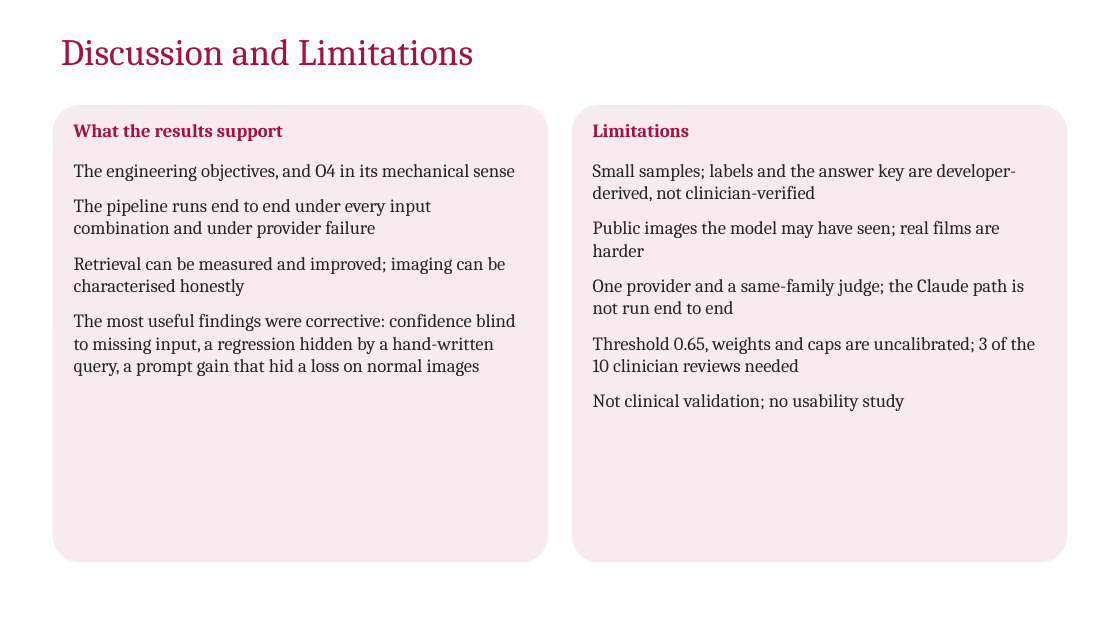
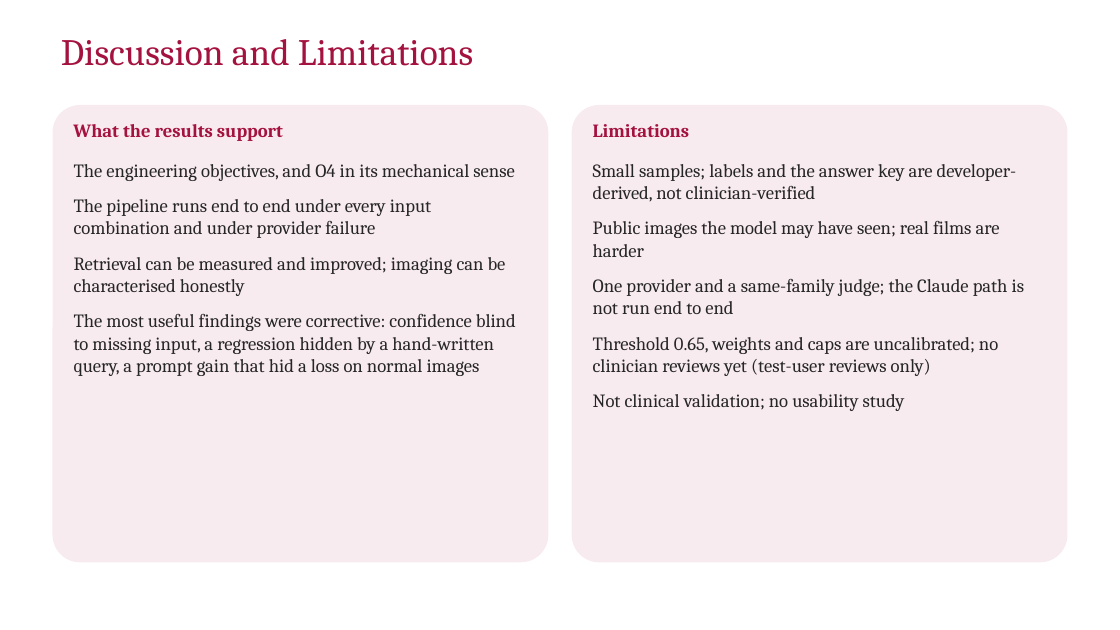
Before and after one commit to hari18305/medorcha, a slide deck: slide 22 of report/MedOrchestrate_Final_Review.pptx. Drawn at 1120x630 pixels with LibreOffice and Linux fonts; fonts in the diff are those of the drawing; background and template pictures are left out. Boxes give left, top, right and bottom in pixels: in the first picture for what was removed or moved away, otherwise in the second. Text is boxed around its words. In the diff, an @@ line names an element or a change of style, - is before the commit and + after.

Commit message:
Presentation: slides no longer imply clinician reviews exist; reviews so far come from test users only (4 of the 10 distinct cases the code counts); latest user save included

```diff
--- a/report/MedOrchestrate_Final_Review.pptx
+++ b/report/MedOrchestrate_Final_Review.pptx
@@ text at <box>593,337,998,376</box>: text changed @@
-Threshold 0.65, weights and caps are uncalibrated; 3 of the 10 clinician reviews needed
+Threshold 0.65, weights and caps are uncalibrated; no clinician reviews yet (test-user reviews only)
```
Also in this commit, not shown: 3 other slides changed, 1 other file.
